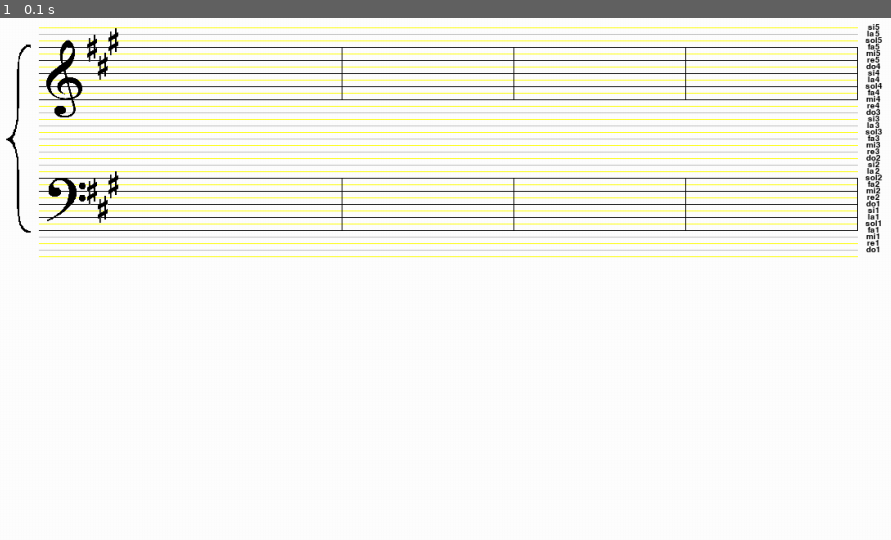
Above: before the commit, frame 1.
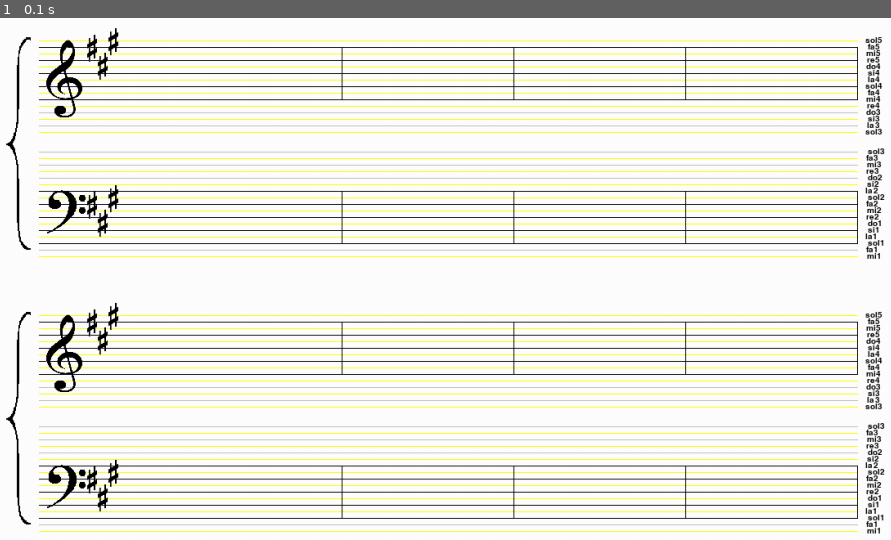
Above: after the commit, the same moment.

Repository: rbanuelos/armonizador
Game: pygame game, started from test-graficos/Main.py
Two runs of this game, one before a commit and one after it. Both use one fixed random seed, a clock stepped at 60 frames per second and the inputs below. The source is Python 2; it was converted automatically to run under Python 3.
Inputs:
- Up to frame 1 (0.1 s): no input

The runs differ from the first frame. In frame 1, 12% of the frame differs, in the area x 0-100%, y 1-99%.

Commit message:
se agrego la parte grafica que dibuja los pentagramas con los 8 compases

Diff:
--- a/test-graficos/Main.py
+++ b/test-graficos/Main.py
@@ -34,7 +34,7 @@
 		self.draw_compases()
 		#self.draw_cifra_compas()
 		self.draw_nombre_lineas()
-		self.draw_armadura()
+		self.draw_armadura_sostenido()
 
 		pygame.display.flip()
 
@@ -129,8 +129,9 @@
 		"""
 		space = 8
 		self.lineas = []
-		#Se anhaden las lineas adicionales de arriba
-		for i in range (1,4) :
+
+		######### 1er Endecagrama clave de Sol###########
+		for i in range (3,4) :
 			if i%2 != 0 :
 				rect = self.draw_line(50, 50 + space * i, Color.YELLOW)
 			else :
@@ -154,16 +155,16 @@
 
 			self.lineas.append(rect)
 
-		for i in range (18,23) :
-			if i%2 != 0 :
-				rect = self.draw_line(50, 50 + space * i, Color.YELLOW)
-			else :
-				rect = self.draw_line(50, 50 + space * i, Color.GRAY)
-
-			self.lineas.append(rect)
-
-		print self.lineas
-		for i in range (23,33) :
+		######### 1er Endecagrama clave de Fa###########
+		for i in range (20,25) :
+			if i%2 != 0 :
+				rect = self.draw_line(50, 50 + space * i, Color.YELLOW)
+			else :
+				rect = self.draw_line(50, 50 + space * i, Color.GRAY)
+
+			self.lineas.append(rect)
+
+		for i in range (25,35) :
 			if i%2 == 0 :
 				rect = self.draw_line(50, 50 + space * i, Color.BLACK)
 			else :
@@ -171,7 +172,57 @@
 
 			self.lineas.append(rect)
 
-		for i in range (33,37) :
+		for i in range (35,37) :
+			if i%2 != 0 :
+				rect = self.draw_line(50, 50 + space * i, Color.GRAY)
+			else :
+				rect = self.draw_line(50, 50 + space * i, Color.YELLOW)
+
+			self.lineas.append(rect)
+
+		######### 2do Endecagrama clave de Sol###########
+		for i in range (45,46) :
+			if i%2 != 0 :
+				rect = self.draw_line(50, 50 + space * i, Color.YELLOW)
+			else :
+				rect = self.draw_line(50, 50 + space * i, Color.GRAY)
+
+			self.lineas.append(rect)
+
+		for i in range (46,56) :
+			if i%2 == 0 :
+				rect = self.draw_line(50, 50 + space * i, Color.BLACK)
+			else :
+				rect = self.draw_line(50, 50 + space * i, Color.YELLOW)
+
+			self.lineas.append(rect)
+
+		for i in range (56,60) :
+			if i%2 != 0 :
+				rect = self.draw_line(50, 50 + space * i, Color.YELLOW)
+			else :
+				rect = self.draw_line(50, 50 + space * i, Color.GRAY)
+
+			self.lineas.append(rect)
+
+		######### 2do Endecagrama clave de Fa###########
+		for i in range (62,67) :
+			if i%2 != 0 :
+				rect = self.draw_line(50, 50 + space * i, Color.YELLOW)
+			else :
+				rect = self.draw_line(50, 50 + space * i, Color.GRAY)
+
+			self.lineas.append(rect)
+
+		for i in range (67,77) :
+			if i%2 == 0 :
+				rect = self.draw_line(50, 50 + space * i, Color.BLACK)
+			else :
+				rect = self.draw_line(50, 50 + space * i, Color.YELLOW)
+
+			self.lineas.append(rect)
+
+		for i in range (77,79) :
 			if i%2 != 0 :
 				rect = self.draw_line(50, 50 + space * i, Color.GRAY)
 			else :
@@ -233,44 +284,45 @@
 	def draw_claves( self ) :
 		"""
 		"""
-		#dibuja la clave de Sol
-		fullname = os.path.join('', 'clave_de_sol.gif')
-		image = pygame.image.load(fullname)
-		image = pygame.transform.scale(image, (45, 95))
-		image = image.convert() # Set the right pixel depth
-		colorkey = image.get_at((0,0)) # Get pixel for transparent colour
-		image.set_colorkey(colorkey, RLEACCEL) # Set transparent colour
-		imagerect = image.get_rect() # Get the rect of the image
-		screenrect = self.screen.get_rect()
-		imagerect.centerx, imagerect.centery = 80, 120
-
-		self.screen.blit(image, imagerect)
-
-		#dibuja la clave de Fa
-		fullname = os.path.join('', 'ClaveFa.gif')
-		image = pygame.image.load(fullname)
-		image = pygame.transform.scale(image, (95, 96))
-		image = image.convert() # Set the right pixel depth
-		colorkey = image.get_at((0,0)) # Get pixel for transparent colour
-		image.set_colorkey(colorkey, RLEACCEL) # Set transparent colour
-		imagerect = image.get_rect() # Get the rect of the image
-		screenrect = self.screen.get_rect()
-		imagerect.centerx, imagerect.centery = 80, 269
-
-		self.screen.blit(image, imagerect)
-
-		#dibuja el corchete
-		fullname = os.path.join('', 'corchete.gif')
-		image = pygame.image.load(fullname)
-		image = pygame.transform.scale(image, (30, 230))
-		image = image.convert() # Set the right pixel depth
-		colorkey = image.get_at((0,0)) # Get pixel for transparent colour
-		image.set_colorkey(colorkey, RLEACCEL) # Set transparent colour
-		imagerect = image.get_rect() # Get the rect of the image
-		screenrect = self.screen.get_rect()
-		imagerect.centerx, imagerect.centery = 25, 194
-
-		self.screen.blit(image, imagerect)
+		for desp in (0, 336) :
+			#dibuja la clave de Sol
+			fullname = os.path.join('', 'clave_de_sol.gif')
+			image = pygame.image.load(fullname)
+			image = pygame.transform.scale(image, (45, 95))
+			image = image.convert() # Set the right pixel depth
+			colorkey = image.get_at((0,0)) # Get pixel for transparent colour
+			image.set_colorkey(colorkey, RLEACCEL) # Set transparent colour
+			imagerect = image.get_rect() # Get the rect of the image
+			screenrect = self.screen.get_rect()
+			imagerect.centerx, imagerect.centery = 80, 120 + desp
+
+			self.screen.blit(image, imagerect)
+
+			#dibuja la clave de Fa
+			fullname = os.path.join('', 'ClaveFa.gif')
+			image = pygame.image.load(fullname)
+			image = pygame.transform.scale(image, (95, 96))
+			image = image.convert() # Set the right pixel depth
+			colorkey = image.get_at((0,0)) # Get pixel for transparent colour
+			image.set_colorkey(colorkey, RLEACCEL) # Set transparent colour
+			imagerect = image.get_rect() # Get the rect of the image
+			screenrect = self.screen.get_rect()
+			imagerect.centerx, imagerect.centery = 80, 284 + desp
+
+			self.screen.blit(image, imagerect)
+
+			#dibuja el corchete
+			fullname = os.path.join('', 'corchete.gif')
+			image = pygame.image.load(fullname)
+			image = pygame.transform.scale(image, (30, 260))
+			image = image.convert() # Set the right pixel depth
+			colorkey = image.get_at((0,0)) # Get pixel for transparent colour
+			image.set_colorkey(colorkey, RLEACCEL) # Set transparent colour
+			imagerect = image.get_rect() # Get the rect of the image
+			screenrect = self.screen.get_rect()
+			imagerect.centerx, imagerect.centery = 25, 200 + desp
+
+			self.screen.blit(image, imagerect)
 
 	def draw_cifra_compas( self ) :
 		"""
@@ -305,14 +357,22 @@
 		tam = 64
 		pos_y = 82
 		#desplazamiento hacia abajo
-		desp_y = 160
-
-		for i in range(3) :
+		desp_y = 176
+
+		for i in range(4) :
 
 			dibujar.vline(self.screen, pos_x + i*210, pos_y, pos_y+tam, \
 															Color.BLACK )
 			dibujar.vline(self.screen, pos_x + i*210, pos_y + desp_y, pos_y  \
 											+ desp_y + tam, Color.BLACK )
+
+		pos_y = 418
+		for i in range(4) :
+			dibujar.vline(self.screen, pos_x + i*210, pos_y, pos_y+tam, \
+															Color.BLACK )
+			dibujar.vline(self.screen, pos_x + i*210, pos_y + desp_y, pos_y  \
+											+ desp_y + tam, Color.BLACK )
+
 
 		#raya final
 		dibujar.vline(self.screen, pos_x + 3*210, pos_y, pos_y+tam, \
@@ -349,7 +409,7 @@
 
 		total_notas.append( 'do1' )
 
-		for i in range(35) :
+		for i in range(2, 34) :
 
 			nombre = total_notas[i+1]
 			# Render the text
@@ -359,12 +419,34 @@
 			textRect = text.get_rect()
 
 			# posicion
-			textRect.centerx = 1070
-			textRect.centery = 58 + i*8
+			if i < 17 :
+				textRect.centerx = 1070
+				textRect.centery = 58 + i*8
+			else :
+				nombre = total_notas[i]
+				# Render the text
+				text = font.render(nombre, True, (0, 0, 0), \
+													(255, 255, 255, 255))
+				textRect.centerx = 1070
+				textRect.centery = 58 + (i+2)*8
 
 			self.screen.blit(text, textRect)
 
-	def draw_armadura( self ) :
+			# posicion
+			if i < 17 :
+				textRect.centerx = 1070
+				textRect.centery = 58 + i*8+336
+			else :
+				nombre = total_notas[i]
+				# Render the text
+				text = font.render(nombre, True, (0, 0, 0), \
+													(255, 255, 255, 255))
+				textRect.centerx = 1070
+				textRect.centery = 58 + (i+2)*8+336
+
+			self.screen.blit(text, textRect)
+
+	def draw_armadura_sostenido( self ) :
 		"""
 		Metodo que dibuja la armadura de clave segun haya seleccionado
 		el usuario
@@ -388,58 +470,136 @@
 		screenrect = self.screen.get_rect()
 
 		#distancia entre claves
-		dist = 175
+		dist = 192
 		#corrimiento en X
 		desp_x = 9
 
-		for i in range(orden_sostenidos["la"]) :
-
-			if i == 0 :
-				imagerect.centerx, imagerect.centery = 105+desp_x, 83
-
-			elif i == 1 :
-				imagerect.centerx, imagerect.centery = 118+desp_x, 105
-
-			elif i == 2 :
-				imagerect.centerx, imagerect.centery = 131+desp_x, 75
-
-			elif i == 3 :
-				imagerect.centerx, imagerect.centery = 144+desp_x, 98
-
-			elif i == 4 :
-				imagerect.centerx, imagerect.centery = 157+desp_x, 125
-
-			elif i == 5 :
-				imagerect.centerx, imagerect.centery = 170+desp_x, 91
-
-			elif i == 6 :
-				imagerect.centerx, imagerect.centery = 183+desp_x, 114
-
-			self.screen.blit(image, imagerect)
-
-			#armadura para la clave de Fa
-			if i == 0 :
-				imagerect.centerx, imagerect.centery = 105+desp_x, 83+dist
-
-			elif i == 1 :
-				imagerect.centerx, imagerect.centery = 118+desp_x, 105+dist
-
-			elif i == 2 :
-				imagerect.centerx, imagerect.centery = 131+desp_x, 75+dist
-
-			elif i == 3 :
-				imagerect.centerx, imagerect.centery = 144+desp_x, 98+dist
-
-			elif i == 4 :
-				imagerect.centerx, imagerect.centery = 157+desp_x, 125+dist
-
-			elif i == 5 :
-				imagerect.centerx, imagerect.centery = 170+desp_x, 91+dist
-
-			elif i == 6 :
-				imagerect.centerx, imagerect.centery = 183+desp_x, 114+dist
-
-			self.screen.blit(image, imagerect)
+		for desp in (0, 336):
+			for i in range(orden_sostenidos["la"]) :
+
+				if i == 0 :
+					imagerect.centerx, imagerect.centery = 105+desp_x, 83+desp
+
+				elif i == 1 :
+					imagerect.centerx, imagerect.centery = 118+desp_x, 105+desp
+
+				elif i == 2 :
+					imagerect.centerx, imagerect.centery = 131+desp_x, 75+desp
+
+				elif i == 3 :
+					imagerect.centerx, imagerect.centery = 144+desp_x, 98+desp
+
+				elif i == 4 :
+					imagerect.centerx, imagerect.centery = 157+desp_x, 125+desp
+
+				elif i == 5 :
+					imagerect.centerx, imagerect.centery = 170+desp_x, 91+desp
+
+				elif i == 6 :
+					imagerect.centerx, imagerect.centery = 183+desp_x, 114+desp
+
+				self.screen.blit(image, imagerect)
+
+				#armadura para la clave de Fa
+				if i == 0 :
+					imagerect.centerx, imagerect.centery = 105+desp_x, 83+dist+desp
+
+				elif i == 1 :
+					imagerect.centerx, imagerect.centery = 118+desp_x, 105+dist+desp
+
+				elif i == 2 :
+					imagerect.centerx, imagerect.centery = 131+desp_x, 75+dist+desp
+
+				elif i == 3 :
+					imagerect.centerx, imagerect.centery = 144+desp_x, 98+dist+desp
+
+				elif i == 4 :
+					imagerect.centerx, imagerect.centery = 157+desp_x, 125+dist+desp
+
+				elif i == 5 :
+					imagerect.centerx, imagerect.centery = 170+desp_x, 91+dist+desp
+
+				elif i == 6 :
+					imagerect.centerx, imagerect.centery = 183+desp_x, 114+dist+desp
+
+				self.screen.blit(image, imagerect)
+
+	def draw_armadura_bemol( self ) :
+		"""
+		Metodo que dibuja la armadura de clave segun haya seleccionado
+		el usuario
+		"""
+		orden_sostenidos = d = {"fa": 1,
+								"sib": 2,
+								"mib": 3,
+								"lab": 4,
+								"reb": 5,
+								"solb": 6,
+								"dob": 7}
+
+		fullname = os.path.join('', 'bemol.gif')
+		image = pygame.image.load(fullname)
+		image = pygame.transform.scale(image, (35, 60))
+		image = image.convert() # Set the right pixel depth
+		colorkey = image.get_at((0,0)) # Get pixel for transparent colour
+		image.set_colorkey(colorkey, RLEACCEL) # Set transparent colour
+		imagerect = image.get_rect() # Get the rect of the image
+		screenrect = self.screen.get_rect()
+
+		#distancia entre claves
+		dist = 192
+		#corrimiento en X
+		desp_x = 9
+
+		for desp in (0, 336) :
+			for i in range(orden_sostenidos["reb"]) :
+
+				if i == 0 :
+					imagerect.centerx, imagerect.centery = 105+desp_x, 105+desp
+
+				elif i == 1 :
+					imagerect.centerx, imagerect.centery = 118+desp_x, 79+desp
+
+				elif i == 2 :
+					imagerect.centerx, imagerect.centery = 131+desp_x, 112+desp
+
+				elif i == 3 :
+					imagerect.centerx, imagerect.centery = 144+desp_x, 88+desp
+
+				elif i == 4 :
+					imagerect.centerx, imagerect.centery = 157+desp_x, 120+desp
+
+				elif i == 5 :
+					imagerect.centerx, imagerect.centery = 170+desp_x, 96+desp
+
+				elif i == 6 :
+					imagerect.centerx, imagerect.centery = 183+desp_x, 128+desp
+
+				self.screen.blit(image, imagerect)
+
+				#armadura para la clave de Fa
+				if i == 0 :
+					imagerect.centerx, imagerect.centery = 105+desp_x, 105+dist+desp
+
+				elif i == 1 :
+					imagerect.centerx, imagerect.centery = 118+desp_x, 79+dist+desp
+
+				elif i == 2 :
+					imagerect.centerx, imagerect.centery = 131+desp_x, 112+dist+desp
+
+				elif i == 3 :
+					imagerect.centerx, imagerect.centery = 144+desp_x, 88+dist+desp
+
+				elif i == 4 :
+					imagerect.centerx, imagerect.centery = 157+desp_x, 120+dist+desp
+
+				elif i == 5 :
+					imagerect.centerx, imagerect.centery = 170+desp_x, 96+dist+desp
+
+				elif i == 6 :
+					imagerect.centerx, imagerect.centery = 183+desp_x, 128+dist+desp
+
+				self.screen.blit(image, imagerect)
 
 if __name__ == "__main__" :
 
